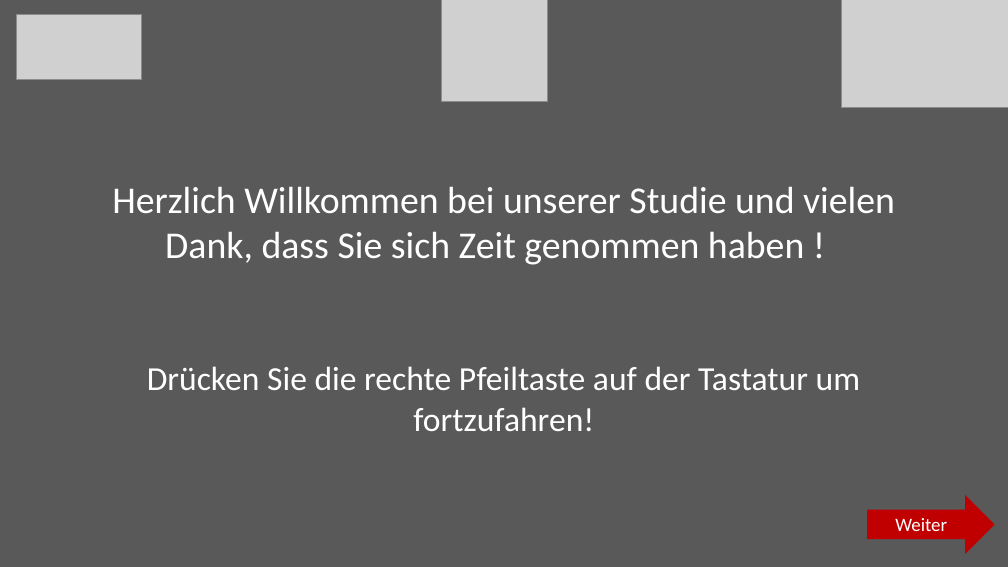
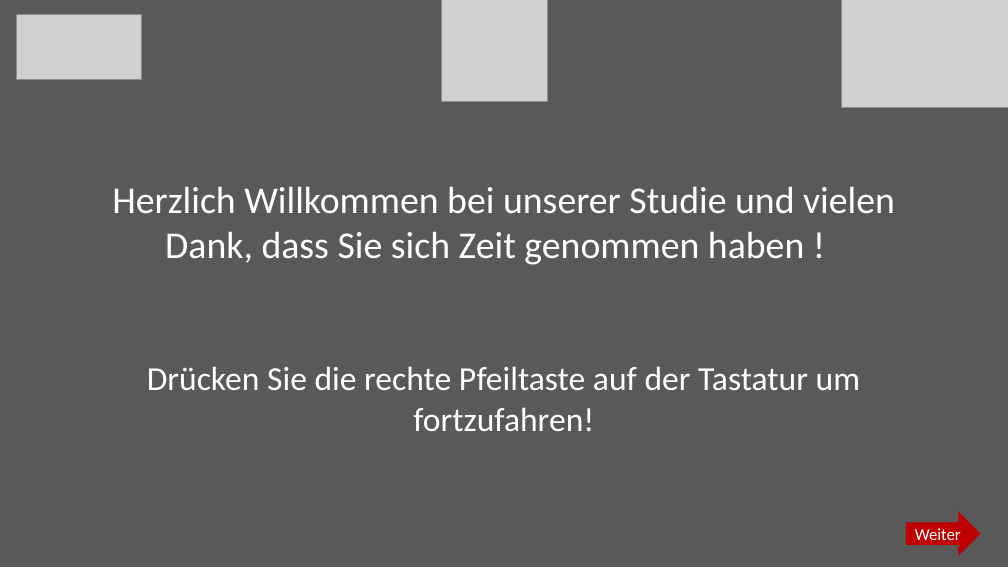
Before and after one commit to jgman86/neurocognitive-psychometrics, a slide deck: slide 1 of M3-ExpSpatial/Instructions/Instructions_spatial.pptx. Drawn at 1008x567 pixels with LibreOffice and Linux fonts; fonts in the diff are those of the drawing; grey boxes stand for pictures. Boxes give left, top, right and bottom in pixels: in the first picture for what was removed or moved away, otherwise in the second. Text is boxed around its words. In the diff, an @@ line names an element or a change of style, - is before the commit and + after.

```diff
--- a/M3-ExpSpatial/Instructions/Instructions_spatial.pptx
+++ b/M3-ExpSpatial/Instructions/Instructions_spatial.pptx
@@ right arrow "Weiter": place and size @@
-right arrow "Weiter" at bbox=[867, 495, 995, 554]
+right arrow "Weiter" at bbox=[907, 511, 981, 556]
@@ right arrow "Weiter" at bbox=[907, 511, 981, 556]: size 18 to 16 pt @@
```
Also in this commit, not shown: 9 other slides changed, 3 other files.
